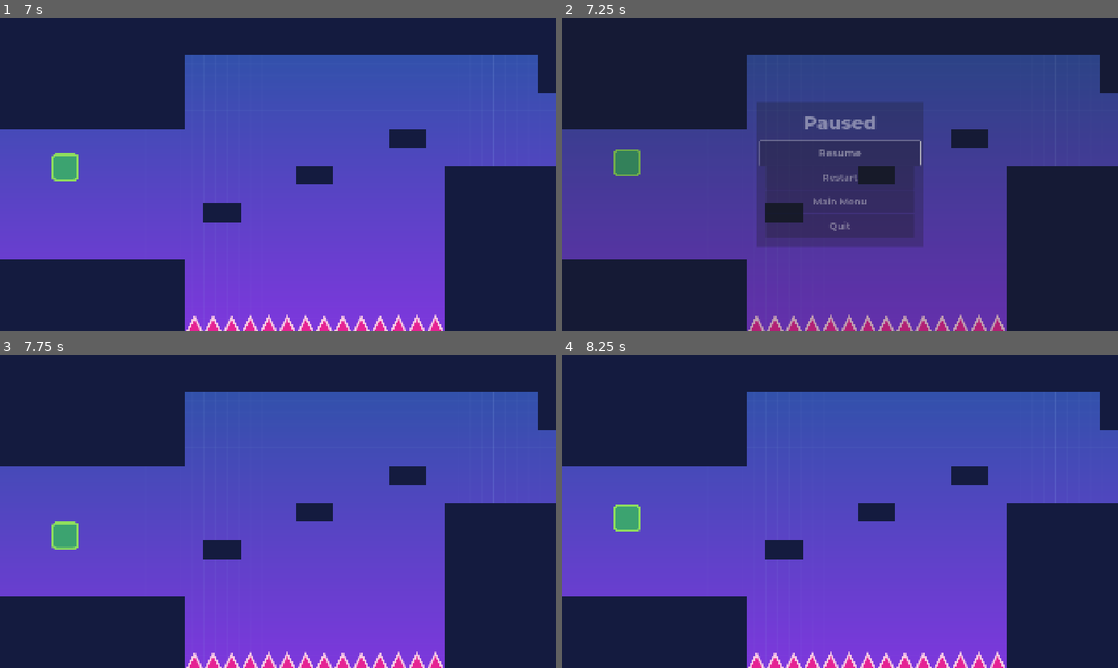
Above: before the commit, frames 1-4 (two rows, left to right).
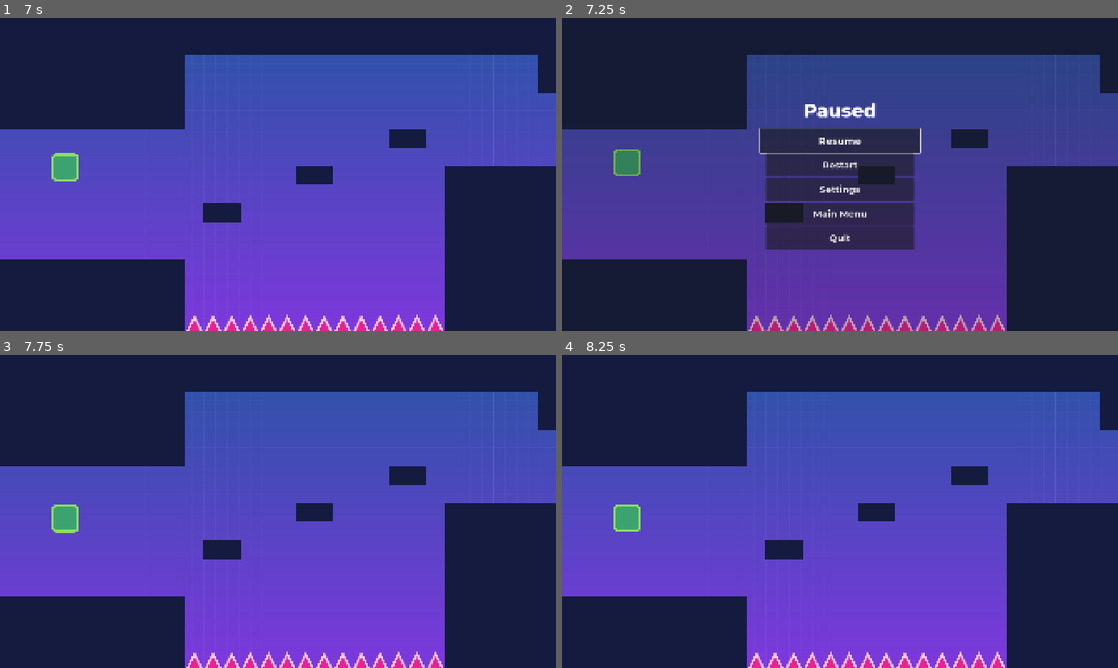
Above: after the commit, the same moments.

Repository: noor-shalaby/solid-ground
Game: Godot game, scene res://scenes/ui/main_menu.tscn
Two runs of this game, one before a commit and one after it. Both use one fixed random seed, a clock stepped at 60 frames per second and the inputs below. Sound files missing from this copy of the repository are replaced by a short silence.
Inputs (mouse positions are in pixels of both pictures, inside the frame that each line leads up to):
- Up to frame 1 (7 s): click "Settings" at 0.5 s; click "X" at 1.25 s; click "Play" at 2 s; tap Enter (ui_accept) at 2.75, 3.8, 5.3, 6.8 s; move the mouse to (305, 174) at 2.77 s; hold Enter (ui_accept) 2.78-3.53 s; hold Up (ui_up) from 2.78 s (still down); tap W (jump) at 3.02, 3.77, 5.27, 6.02, 6.77 s; tap Tab (ui_focus_next) at 3.05, 3.6, 4.55, 5.1, 6.05, 6.6 s; move the mouse to (250, 174) at 3.52 s; move the mouse to (289, 168) at 4.27 s; hold Enter (ui_accept) 4.28-5.03 s; move the mouse to (272, 180) at 5.02 s; move the mouse to (316, 177) at 5.77 s; hold Enter (ui_accept) 5.78-6.53 s; tap F (fullscreen) at 6.4 s; move the mouse to (233, 171) at 6.52 s
- Up to frame 2 (7.25 s): keep holding Up (ui_up); tap Escape (pause) at 7.15 s
- Up to frame 3 (7.75 s): release Up (ui_up) at 7.25 s; click "Resume" at 7.25 s
- Up to frame 4 (8.25 s): move the mouse to (845, 511) at 8.02 s; hold Up (ui_up) from 8.03 s (still down); hold Enter (ui_accept) from 8.03 s (still down)

Frame 1 is identical in both runs. In frame 2, 6.7% of the frame differs, in the area x 35-65%, y 27-74%; in frame 3, 0.6%; in frame 4, nothing differs.

Commit message:
Add: settings screen to pause menu and improved pause menu

Diff:
--- a/scenes/ui/pause_menu.tscn
+++ b/scenes/ui/pause_menu.tscn
@@ -1,11 +1,13 @@
-[gd_scene load_steps=7 format=3 uid="uid://53dba8egiepl"]
+[gd_scene load_steps=9 format=3 uid="uid://53dba8egiepl"]
 
 [ext_resource type="Script" uid="uid://cwxmg27s6vtp8" path="res://scripts/ui/pause_menu.gd" id="1_6tw0m"]
+[ext_resource type="Script" uid="uid://cve8sqj15bsq2" path="res://scripts/ui/screen.gd" id="2_2rlsb"]
 [ext_resource type="FontFile" uid="uid://dy2qo37iqqdry" path="res://assets/Montserrat-ExtraBold.ttf" id="2_8fwbo"]
 [ext_resource type="PackedScene" uid="uid://cv0b8mfiyro15" path="res://scenes/ui/button.tscn" id="3_f6eus"]
 [ext_resource type="Script" uid="uid://cogtwyr4ly3b" path="res://scripts/ui/button_restart.gd" id="4_8fwbo"]
 [ext_resource type="Script" uid="uid://pvs5iaw4i4eh" path="res://scripts/ui/button_play.gd" id="4_8uki6"]
 [ext_resource type="Script" uid="uid://kj227nx4rsgf" path="res://scripts/ui/button_quit.gd" id="5_0bnpd"]
+[ext_resource type="PackedScene" uid="uid://c0p5h8tci88bo" path="res://scenes/ui/settings_screen.tscn" id="7_8fwbo"]
 
 [node name="PauseMenu" type="CanvasLayer"]
 process_mode = 3
@@ -21,23 +23,31 @@
 grow_horizontal = 2
 grow_vertical = 2
 
-[node name="Panel" type="PanelContainer" parent="Dim"]
-custom_minimum_size = Vector2(512, 256)
-layout_mode = 2
-size_flags_horizontal = 4
-size_flags_vertical = 4
+[node name="PauseScreen" type="Control" parent="." node_paths=PackedStringArray("init_focus_node")]
+layout_mode = 3
+anchors_preset = 15
+anchor_right = 1.0
+anchor_bottom = 1.0
+grow_horizontal = 2
+grow_vertical = 2
+script = ExtResource("2_2rlsb")
+init_focus_node = NodePath("Margin/Menu/ResumeButton")
 
-[node name="Margin" type="MarginContainer" parent="Dim/Panel"]
-layout_mode = 2
+[node name="Margin" type="MarginContainer" parent="PauseScreen"]
+layout_mode = 0
+offset_right = 1920.0
+offset_bottom = 1080.0
 theme_override_constants/margin_left = 32
 theme_override_constants/margin_top = 32
 theme_override_constants/margin_right = 32
 theme_override_constants/margin_bottom = 32
 
-[node name="Menu" type="VBoxContainer" parent="Dim/Panel/Margin"]
+[node name="Menu" type="VBoxContainer" parent="PauseScreen/Margin"]
 layout_mode = 2
+size_flags_horizontal = 4
+size_flags_vertical = 4
 
-[node name="PausedLabel" type="Label" parent="Dim/Panel/Margin/Menu"]
+[node name="PausedLabel" type="Label" parent="PauseScreen/Margin/Menu"]
 custom_minimum_size = Vector2(0, 100)
 layout_mode = 2
 theme_override_fonts/font = ExtResource("2_8fwbo")
@@ -45,26 +55,39 @@
 text = "Paused"
 horizontal_alignment = 1
 
-[node name="ResumeButton" parent="Dim/Panel/Margin/Menu" instance=ExtResource("3_f6eus")]
+[node name="ResumeButton" parent="PauseScreen/Margin/Menu" instance=ExtResource("3_f6eus")]
 unique_name_in_owner = true
 layout_mode = 2
 text = "Resume"
+sfx = null
 
-[node name="RestartButton" parent="Dim/Panel/Margin/Menu" instance=ExtResource("3_f6eus")]
+[node name="RestartButton" parent="PauseScreen/Margin/Menu" instance=ExtResource("3_f6eus")]
 layout_mode = 2
 text = "Restart"
 script = ExtResource("4_8fwbo")
 
-[node name="MainMenuButton" parent="Dim/Panel/Margin/Menu" instance=ExtResource("3_f6eus")]
+[node name="SettingsButton" parent="PauseScreen/Margin/Menu" instance=ExtResource("3_f6eus")]
+layout_mode = 2
+text = "Settings
+"
+
+[node name="MainMenuButton" parent="PauseScreen/Margin/Menu" instance=ExtResource("3_f6eus")]
 layout_mode = 2
 text = "Main Menu"
 script = ExtResource("4_8uki6")
 target_scene_path = "uid://gxanohvbl7e1"
 
-[node name="QuitButton" parent="Dim/Panel/Margin/Menu" instance=ExtResource("3_f6eus")]
+[node name="QuitButton" parent="PauseScreen/Margin/Menu" instance=ExtResource("3_f6eus")]
 layout_mode = 2
 text = "Quit
 "
 script = ExtResource("5_0bnpd")
 
-[connection signal="pressed" from="Dim/Panel/Margin/Menu/ResumeButton" to="." method="_on_resume_button_pressed"]
+[node name="SettingsScreen" parent="." instance=ExtResource("7_8fwbo")]
+visible = false
+
+[connection signal="pressed" from="PauseScreen/Margin/Menu/ResumeButton" to="." method="_on_resume_button_pressed"]
+[connection signal="pressed" from="PauseScreen/Margin/Menu/SettingsButton" to="." method="_on_settings_button_pressed"]
+[connection signal="pressed" from="SettingsScreen/MarginContainer/Header/BackButton" to="." method="_on_back_button_pressed"]
+
+[editable path="SettingsScreen"]
--- a/scripts/ui/pause_menu.gd
+++ b/scripts/ui/pause_menu.gd
@@ -12,7 +12,11 @@
 @onready var viewport_visible_rect: Rect2 = viewport.get_visible_rect()
 @onready var dim: PanelContainer = $Dim
 @onready var resume_button: Buttona = %ResumeButton
+@onready var pause_screen: Screen = $PauseScreen
+@onready var settings_screen: Screen = $SettingsScreen
 
+var previous_screen: Screen = null
+var current_screen: Screen
 
 var tween: Tween
 
@@ -24,31 +28,46 @@
 
 func _input(event: InputEvent) -> void:
 	if event.is_action_pressed("pause"):
-		if not scene_tree.paused:
-			pause()
-		else:
-			unpause()
+		match current_screen:
+			null:
+				pause()
+			pause_screen:
+				unpause()
+			settings_screen:
+				if Settings.audio:
+					AudioManager.play_oneshot(AudioManager.BACK_SOUND_SCENE)
+				switch_screen(pause_screen)
 
-	if viewport.gui_get_focus_owner() or not scene_tree.paused:
+	if not scene_tree.paused:
+		return
+	if event.is_action_pressed("fullscreen"):
+		Settings.fullscreen = !Settings.fullscreen
+		EventBus.emit_signal("fullscreen_toggled")
+
+	if viewport.gui_get_focus_owner():
 		return
 	if event.is_action_pressed("ui_down") or event.is_action_pressed("ui_up") or event.is_action_pressed("ui_left") or event.is_action_pressed("ui_right") or event.is_action_pressed("ui_accept") or event.is_action_pressed("ui_focus_next"):
-		resume_button.grab_focus()
+		current_screen.init_focus_node.grab_focus()
 
 
 func pause() -> void:
-	AudioManager.play_oneshot()
+	if Settings.audio:
+		AudioManager.play_oneshot()
 
 	show()
 	refresh_tween()
-	tween.tween_property(dim, "modulate:a", 1.0, (1.0 - dim.modulate.a) * animation_duration_pause)
+	for child: Control in get_children():
+		tween.tween_property(child, "modulate:a", 1.0, (1.0 - child.modulate.a) * animation_duration_pause)
 
 	resume_button.grab_focus()
 	Input.mouse_mode = Input.MOUSE_MODE_VISIBLE
 
+	current_screen = pause_screen
 	scene_tree.paused = true
 
 func unpause() -> void:
-	AudioManager.play_oneshot(AudioManager.BACK_SOUND_SCENE)
+	if Settings.audio:
+		AudioManager.play_oneshot(AudioManager.BACK_SOUND_SCENE)
 
 	if viewport.gui_get_focus_owner():
 		viewport.gui_get_focus_owner().release_focus()
@@ -57,16 +76,60 @@
 		Input.mouse_mode = Input.MOUSE_MODE_CAPTURED
 
 	refresh_tween()
-	tween.tween_property(dim, "modulate:a", 0.0, dim.modulate.a * animation_duration_unpause)
+	for child: Control in get_children():
+		tween.tween_property(child, "modulate:a", 0.0, child.modulate.a * animation_duration_unpause)
 	await tween.finished
 	hide()
 
+	current_screen = null
 	scene_tree.paused = false
+
+
+func switch_screen(new_screen: Control = null) -> void:
+	if new_screen == current_screen:
+		return
+
+	if viewport.gui_get_focus_owner():
+		viewport.gui_get_focus_owner().release_focus()
+
+	var _tween: Tween = create_tween().set_parallel(true).set_trans(tween_trans).set_ease(tween_ease)
+	var current_screen_target_y: float = -viewport_visible_rect.size.y
+	var new_screen_initial_y: float = viewport_visible_rect.size.y
+	if new_screen == pause_screen:
+		current_screen_target_y *= -1.0
+		new_screen_initial_y *= -1.0
+	# Slide out current screen
+	if current_screen:
+		_tween.tween_property(current_screen, "position:y", current_screen_target_y, screen_transition_duration / 2)
+		current_screen.process_mode = Node.PROCESS_MODE_DISABLED
+
+	# Slide in new screen
+	if new_screen:
+		new_screen.show()
+		new_screen.position.y = new_screen_initial_y
+		_tween.tween_property(new_screen, "position:y", 0, screen_transition_duration / 2)
+
+	previous_screen = current_screen
+	current_screen = null
+	await _tween.finished
+	current_screen = new_screen
+	if previous_screen:
+		previous_screen.hide()
+	if current_screen:
+		current_screen.process_mode = Node.PROCESS_MODE_INHERIT
+
 
 func refresh_tween() -> void:
 	if tween:
 		tween.kill()
-	tween = create_tween()
+	tween = create_tween().set_parallel()
+
 
 func _on_resume_button_pressed() -> void:
 	unpause()
+
+func _on_settings_button_pressed() -> void:
+	switch_screen(settings_screen)
+
+func _on_back_button_pressed() -> void:
+	switch_screen(pause_screen)
